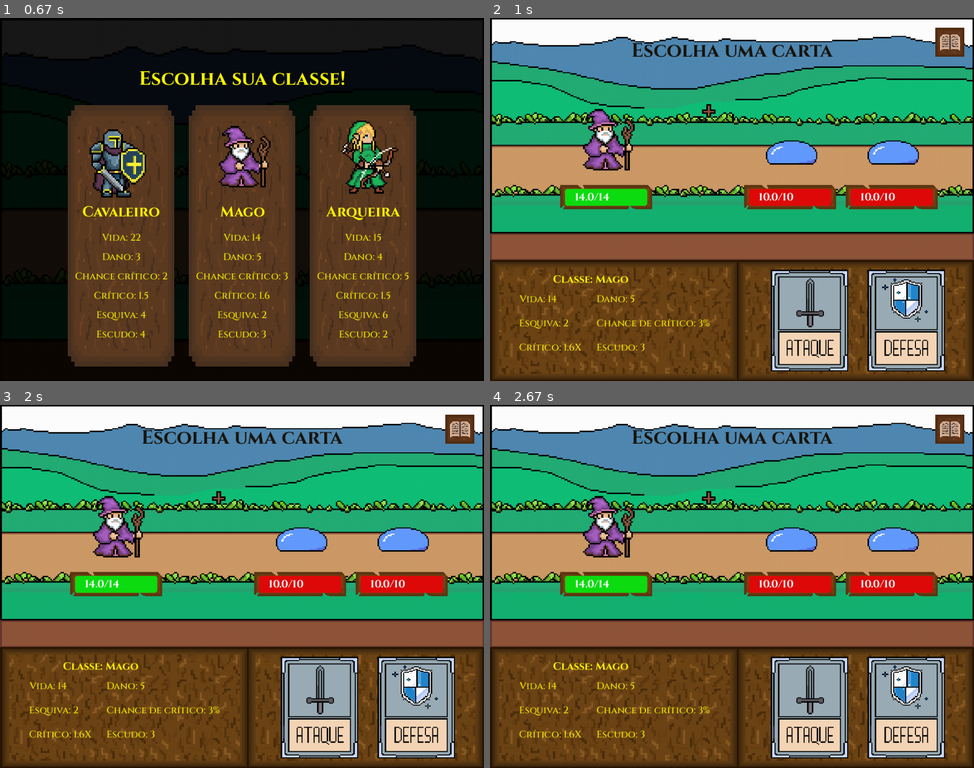
Above: before the commit, frames 1-4 (two rows, left to right).
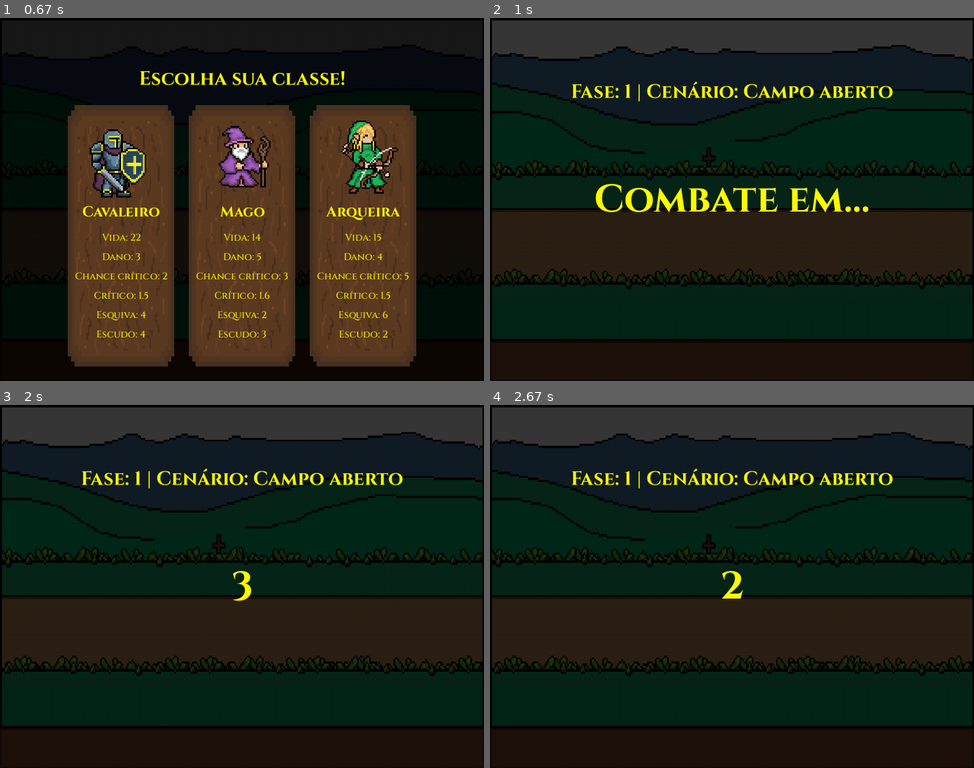
Above: after the commit, the same moments.

Repository: HenrykGabriel/Jogo-de-turno-Pygame
Game: pygame game, started from src/main.py
Same seed, same stepped clock (60 frames per second), same inputs: the game is played once before the commit and once after it.
Inputs (mouse positions are in pixels of both pictures, inside the frame that each line leads up to):
- Up to frame 1 (0.67 s): click (242, 297) at 0.38 s
- Up to frame 2 (1 s): click (732, 221) at 0.72 s
- Up to frame 3 (2 s): no input
- Up to frame 4 (2.67 s): no input

Frame 1 is identical in both runs. In frame 2, 97% of the frame differs, in the area x 0-100%, y 0-100%; in frame 3, 97%; in frame 4, 97%.

Commit message:
fiz a tela de escolher a carta e terminei a tela de vitoria

Diff:
--- a/src/cartas_atributos.py
+++ b/src/cartas_atributos.py
@@ -8,7 +8,7 @@
 
         self.img = pygame.image.load(caminho_asset(caminho))
 
-        self.imagem = pygame.transform.scale(self.imagem, (100, 142))
+        self.imagem = pygame.transform.scale(self.img, (200, 280))
 
         self.atributo = atributo
 
@@ -16,7 +16,7 @@
 
     def aplicar(self, jogador):
 
-        if self.atributo == "vida":
+        if self.atributo == "vida_maxima":
             jogador.vida_maxima += self.quant_aumento
 
         elif self.atributo == "dano":
@@ -31,7 +31,7 @@
         elif self.atributo == "critico":
             jogador.critico += self.quant_aumento
 
-        elif self.atributo == "escudo":
+        elif self.atributo == "escudo_maximo":
             jogador.escudo_maximo += self.quant_aumento
 
 # cartas bronze
@@ -54,7 +54,7 @@
 prata_critico = Carta_atributo("Prata", "cartas_atributos/prata_critico.png", "critico", 0.5)
 prata_esquiva = Carta_atributo("Prata", "cartas_atributos/prata_esquiva.png", "esquiva", 4)
 
-cartas_pratas = [prata_dano, prata_vida, prata_chance, prata_escudo, prata_critico, prata_esquiva]
+cartas_prata = [prata_dano, prata_vida, prata_chance, prata_escudo, prata_critico, prata_esquiva]
 
 # cartas ouro
 
@@ -63,6 +63,6 @@
 ouro_chance = Carta_atributo("Ouro", "cartas_atributos/ouro_chance.png", "chance_critico", 5)
 ouro_escudo = Carta_atributo("Ouro", "cartas_atributos/ouro_escudo.png", "escudo_maximo", 5)
 ouro_critico = Carta_atributo("Ouro", "cartas_atributos/ouro_critico.png", "critico", 1)
-ouro_esquiva = Carta_atributo("Ouro", "cartas_atributos /ouro_esquiva.png", "esquiva", 7)
+ouro_esquiva = Carta_atributo("Ouro", "cartas_atributos/ouro_esquiva.png", "esquiva", 7)
 
 cartas_ouro = [ouro_dano, ouro_vida, ouro_chance, ouro_escudo, ouro_critico, ouro_esquiva]
--- a/src/combate.py
+++ b/src/combate.py
@@ -43,6 +43,12 @@
 
         self.deserto = pygame.transform.scale(self.img_deserto, (self.larg_cenario, self.alt_cenario))
 
+        self.img_vulcao = pygame.image.load(caminho_asset("cenarios/Zona vulcânica.png")).convert_alpha()
+
+        self.zona_vulcanica = pygame.transform.scale(self.img_vulcao,(self.larg_cenario, self.alt_cenario))
+
+        self.deserto = pygame.transform.scale(self.img_deserto, (self.larg_cenario, self.alt_cenario))
+
         self.cenario_rect = self.campo_aberto.get_rect()
 
         #  PAINEIS ------------------------------------------------------
@@ -183,17 +189,27 @@
 
         self.ver_atributos = False
 
+        self.iniciando = True
+        self.tempo_inicio = pygame.time.get_ticks()
+
+        self.finalizando = False
+        self.tempo_final = 0
+        self.resultado_final = None
+
         # ---------------------------------------
 
         # MENSAGENS PARA ORIENTAR O JOGADOR -------------------------
-        self.escolher_carta = self.texto_maior.render("Escolha uma carta", True, (26, 22, 14))
+
+        self.cor_orientacao = (255, 251, 0)
+
+        self.escolher_carta = self.texto_maior.render("Escolha uma carta", True, self.cor_orientacao)
         self.escolher_carta_rect = self.escolher_carta.get_rect(
                     midtop=(
                             self.cenario_rect.centerx,
                             self.cenario_rect.top + 40
                         ))
 
-        self.escolher_oponente = self.texto_maior.render("Escolha um oponente", True, (26, 22, 14))
+        self.escolher_oponente = self.texto_maior.render("Escolha um oponente", True, self.cor_orientacao)
         self.escolher_oponente_rect = self.escolher_oponente.get_rect(
                     midtop=(
                             self.cenario_rect.centerx,
@@ -201,75 +217,95 @@
                         ))
 
 
-    def comecar(self, janela, eventos, cenario_atual):
-
-        self.clicou_atributos(eventos)
-
-        self.draw(janela, cenario_atual)
-
-        if self.turno == "jogador":
-
-            if self.acao is None:
-                self.acao = self.clicou_carta(eventos)
-
-            if self.acao == "atacar":
-
-                self.inimigo_selecionado = self.clicou_inimigo(eventos)
-
-                if self.inimigo_selecionado is not None:
-
-                    self.resultado = self.jogador.atacar(
-                        self.inimigo_selecionado
-                    )
-
-                    self.personagem_acao = self.inimigo_selecionado
+    def comecar(self, janela, eventos, cenario_atual, fase_atual):
+
+        if self.iniciando:
+
+            self.draw_inicio(janela, cenario_atual, fase_atual)
+
+            if pygame.time.get_ticks() - self.tempo_inicio >= 4300:
+
+                self.iniciando = False
+
+        else:
+
+            self.clicou_atributos(eventos)
+
+            self.draw(janela, cenario_atual)
+
+            if self.finalizando:
+                if pygame.time.get_ticks() - self.tempo_final >= 1000:
+                    return self.resultado_final
+
+                return
+
+            if self.turno == "jogador":
+
+                if self.acao is None:
+                    self.acao = self.clicou_carta(eventos)
+
+                if self.acao == "atacar":
+
+                    self.inimigo_selecionado = self.clicou_inimigo(eventos)
+
+                    if self.inimigo_selecionado is not None:
+
+                        self.resultado = self.jogador.atacar(
+                            self.inimigo_selecionado
+                        )
+
+                        self.personagem_acao = self.inimigo_selecionado
+
+                        self.tempo_resultado = pygame.time.get_ticks()
+                        self.tempo_turno = pygame.time.get_ticks()
+
+                        if self.inimigo_selecionado.vida <= 0:
+                            self.inimigos.remove(self.inimigo_selecionado)
+
+                        self.acao = None
+
+                        if len(self.inimigos) > 0:
+                            self.turno = "inimigos"
+
+                        else:
+                            self.finalizando = True
+                            self.resultado_final = "vitoria"
+                            self.tempo_final = pygame.time.get_ticks()
+
+                elif self.acao == "defender":
+
+                    self.jogador.ativar_escudo()
+
+                    self.acao = None
 
                     self.tempo_resultado = pygame.time.get_ticks()
                     self.tempo_turno = pygame.time.get_ticks()
 
-                    if self.inimigo_selecionado.vida <= 0:
-                        self.inimigos.remove(self.inimigo_selecionado)
-
-                    self.acao = None
-
-                    if len(self.inimigos) > 0:
-                        self.turno = "inimigos"
-
-                    else:
-                        return "vitoria"
-
-            elif self.acao == "defender":
-
-                self.jogador.ativar_escudo()
-
-                self.acao = None
-
-                self.tempo_resultado = pygame.time.get_ticks()
-                self.tempo_turno = pygame.time.get_ticks()
-
-                self.turno = "inimigos"
-
-        if self.turno == "inimigos":
-
-            if pygame.time.get_ticks() - self.tempo_turno >= 1700:
-
-                if self.indice_inimigo < len(self.inimigos):
-                    inimigo = self.inimigos[self.indice_inimigo]
-
-                    self.resultado = inimigo.atacar(self.jogador)
-                    self.personagem_acao = self.jogador
-                    self.tempo_resultado = pygame.time.get_ticks()
-
-                    self.tempo_turno = pygame.time.get_ticks()
-                    self.indice_inimigo += 1
-
-                    if self.jogador.vida <= 0:
-                        return "derrota"
-
-                if self.indice_inimigo >= len(self.inimigos):
-
-                    self.indice_inimigo = 0
-                    self.turno = "jogador"
+                    self.turno = "inimigos"
+
+            if self.turno == "inimigos":
+
+                if pygame.time.get_ticks() - self.tempo_turno >= 1700:
+
+                    if self.indice_inimigo < len(self.inimigos):
+                        inimigo = self.inimigos[self.indice_inimigo]
+
+                        self.resultado = inimigo.atacar(self.jogador)
+                        self.personagem_acao = self.jogador
+                        self.tempo_resultado = pygame.time.get_ticks()
+
+                        self.tempo_turno = pygame.time.get_ticks()
+                        self.indice_inimigo += 1
+
+                        if self.jogador.vida <= 0:
+                            self.finalizando = True
+                            self.resultado_final = "derrota"
+                            self.tempo_final = pygame.time.get_ticks()
+
+                    if self.indice_inimigo >= len(self.inimigos):
+
+                        self.indice_inimigo = 0
+                        self.turno = "jogador"
 
     def draw(self, janela, cenario_atual):
 
@@ -277,6 +313,10 @@
             janela.blit(self.campo_aberto, (0, 0))
         elif cenario_atual == "Deserto":
             janela.blit(self.deserto, (0, 0))
+        elif cenario_atual == "Zona vulcânica":
+            janela.blit(self.zona_vulcanica, (0, 0))
+
+        self.atualizar_cor_orientacao(cenario_atual)
 
         janela.blit(self.painel, (0, self.alt_cenario))
 
@@ -484,10 +524,10 @@
             area_vida.height
         )
 
-        quant_vida = self.texto_normal_bold.render(f"{personagem.vida:.1f}/{personagem.vida_maxima}", True, (255, 255, 255))
+        quant_vida = self.texto_normal_bold.render(f"{personagem.vida:.1f}/{personagem.vida_maxima:.1f}", True, (255, 255, 255))
         quant_vida_rect = quant_vida.get_rect(
                 midleft=(
-                        self.barra_vida_rect.left + 30,
+                        self.barra_vida_rect.left + 15,
                         self.barra_vida_rect.centery
                     ))
 
@@ -526,10 +566,10 @@
                 area_escudo.height
             )
 
-            quant_escudo = self.texto_normal_bold.render(f"{self.jogador.escudo:.1f}/{self.jogador.escudo_maximo}", True, (255, 255, 255))
+            quant_escudo = self.texto_normal_bold.render(f"{self.jogador.escudo:.1f}/{self.jogador.escudo_maximo:.1f}", True, (255, 255, 255))
             quant_escudo_rect = quant_escudo.get_rect(
                     midleft=(
-                            self.barra_escudo_rect.left + 20,
+                            self.barra_escudo_rect.left + 15,
                             self.barra_escudo_rect.centery
                         ))
 
@@ -594,3 +634,80 @@
 
         else:
             self.resultado = None
+
+    def draw_inicio(self, janela, cenario_atual, fase_atual):
+        if cenario_atual == "Campo aberto":
+            img = self.campo_aberto.copy()
+            fundo = pygame.transform.scale(img, (larg_tela, alt_tela))
+            janela.blit(fundo, (0, 0))
+
+        elif cenario_atual == "Deserto":
+            img = self.deserto.copy()
+            fundo = pygame.transform.scale(img, (larg_tela, alt_tela))
+            janela.blit(fundo, (0, 0))
+
+        elif cenario_atual == "Zona vulcânica":
+            img = self.zona_vulcanica.copy()
+            fundo = pygame.transform.scale(img, (larg_tela, alt_tela))
+            janela.blit(fundo, (0, 0))
+
+        janela.blit(self.efeito_escuro, (0, 0))
+
+        tempo_passado = pygame.time.get_ticks() - self.tempo_inicio
+
+        titulo = self.texto_maior.render(
+            f"Fase: {fase_atual} | Cenário: {cenario_atual}",
+            True,
+            (255, 251, 0)
+        )
+        janela.blit(titulo, ((larg_tela-titulo.get_width())//2, alt_tela // 2 - 250))
+
+        if tempo_passado < 1000:
+            texto = "Combate em..."
+
+        elif tempo_passado < 1900:
+            texto = "3"
+
+        elif tempo_passado < 2700:
+            texto = "2"
+
+        elif tempo_passado < 3600:
+            texto = "1"
+
+        else:
+            texto = "COMEÇAR!"
+
+        imagem = self.titulo.render(
+            texto,
+            True,
+            (255, 251, 0)
+        )
+
+        rect = imagem.get_rect(
+            center=(larg_tela // 2, alt_tela // 2)
+        )
+
+        janela.blit(imagem, rect)
+
+    def atualizar_cor_orientacao(self, cenario_atual):
+
+        if cenario_atual == "Campo aberto":
+            self.cor_orientacao = (255, 251, 0)
+
+        elif cenario_atual == "Deserto":
+            self.cor_orientacao = (46, 39, 26)
+
+        elif cenario_atual == "Zona vulcânica":
+            self.cor_orientacao = (191, 8, 8)
+
+        self.escolher_carta = self.texto_maior.render(
+            "Escolha uma carta",
+            True,
+            self.cor_orientacao
+        )
+
+        self.escolher_oponente = self.texto_maior.render(
+            "Escolha um oponente",
+            True,
+            self.cor_orientacao
+        )
--- a/src/dados_fase.py
+++ b/src/dados_fase.py
@@ -14,5 +14,12 @@
         [Slime_verde, Slime_verde],
 
         [King_slime],
+    ],
+    "Zona vulcânica": [
+        [Slime_azul, Slime_azul],
+
+        [Slime_verde, Slime_verde],
+
+        [King_slime],
     ]
 }
--- /dev/null
+++ b/src/escolher_carta.py
@@ -0,0 +1,181 @@
+import pygame
+import random
+
+from config import alt_tela, larg_tela, caminho_asset
+
+from cartas_atributos import cartas_bronze, cartas_prata, cartas_ouro
+
+
+class TelaEscolherCarta:
+
+    def __init__(self, fontes):
+
+        self.titulo = fontes.titulo
+        self.texto_medio = fontes.texto_medio
+        self.texto_normal = fontes.texto_normal
+        self.texto_pequeno = fontes.texto_pequeno
+
+        # CENÁRIOS
+        self.larg_cenario = larg_tela
+        self.alt_cenario = alt_tela
+
+        self.img_campo_aberto = pygame.image.load(
+            caminho_asset("cenarios/Campo aberto.png")
+        ).convert_alpha()
+
+        self.campo_aberto = pygame.transform.scale(
+            self.img_campo_aberto,
+            (self.larg_cenario, self.alt_cenario)
+        )
+
+        self.img_deserto = pygame.image.load(
+            caminho_asset("cenarios/Deserto.png")
+        ).convert_alpha()
+
+        self.deserto = pygame.transform.scale(
+            self.img_deserto,
+            (self.larg_cenario, self.alt_cenario)
+        )
+
+        self.img_vulcao = pygame.image.load(
+            caminho_asset("cenarios/Zona vulcânica.png")
+        ).convert_alpha()
+
+        self.zona_vulcanica = pygame.transform.scale(
+            self.img_vulcao,
+            (self.larg_cenario, self.alt_cenario)
+        )
+
+        self.fundo = None
+
+        # EFEITO ESCURO
+        self.efeito_escuro = pygame.Surface(
+            (larg_tela, alt_tela)
+        )
+        self.efeito_escuro.fill((0, 0, 0))
+        self.efeito_escuro.set_alpha(230)
+
+        self.cartas = []
+
+        self.sorteou = False
+
+        self.distancia_cartas = 250
+
+        self.titulo = self.titulo.render("Escolha sua carta!", True, (255, 251, 0))
+        self.titulo_rect = self.titulo.get_rect(
+            center=(
+                self.campo_aberto.get_rect().centerx,
+                self.campo_aberto.get_rect().centery - 300)
+                )
+
+    def sortear_cartas(self):
+
+        self.cartas = []
+
+        bronze = cartas_bronze.copy()
+        prata = cartas_prata.copy()
+        ouro = cartas_ouro.copy()
+
+        listas = [
+            bronze,
+            prata,
+            ouro
+        ]
+
+        pesos = [
+            50,
+            35,
+            15
+        ]
+
+        for i in range(3):
+
+            lista_escolhida = random.choices(
+                listas,
+                weights=pesos,
+                k=1
+            )[0]
+
+            carta = random.choice(lista_escolhida)
+
+            lista_escolhida.remove(carta)
+
+            self.cartas.append(carta)
+
+        # POSIÇÃO DAS CARTAS
+
+        self.cartas[1].rect = self.cartas[1].imagem.get_rect(
+            center=(
+                larg_tela // 2,
+                alt_tela // 2
+            )
+        )
+
+        self.cartas[0].rect = self.cartas[0].imagem.get_rect(
+            center=(
+                larg_tela // 2 - self.distancia_cartas,
+                alt_tela // 2
+            )
+        )
+
+        self.cartas[2].rect = self.cartas[2].imagem.get_rect(
+            center=(
+                larg_tela // 2 + self.distancia_cartas,
+                alt_tela // 2
+            )
+        )
+
+    def rodar(self, janela, eventos, cenario, jogador):
+
+        # Escolhe o cenário
+        if cenario == "Campo aberto":
+            self.fundo = self.campo_aberto
+
+        elif cenario == "Deserto":
+            self.fundo = self.deserto
+
+        elif cenario == "Zona vulcânica":
+            self.fundo = self.zona_vulcanica
+
+        # Sorteia apenas uma vez
+        if not self.sorteou:
+            self.sortear_cartas()
+            self.sorteou = True
+
+        resultado = self.update(eventos, jogador)
+
+        self.draw(janela)
+
+        return resultado
+
+    def update(self, eventos, jogador):
+
+        for evento in eventos:
+
+            if evento.type == pygame.MOUSEBUTTONDOWN:
+
+                if evento.button == 1:
+
+                    for carta in self.cartas:
+
+                        if carta.rect.collidepoint(evento.pos):
+
+                            carta.aplicar(jogador)
+
+                            self.sorteou = False
+
+                            return "escolheu carta"
+
+        return None
+
+    def draw(self, janela):
+
+        janela.blit(self.fundo, (0, 0))
+
+        janela.blit(self.efeito_escuro, (0, 0))
+
+        janela.blit(self.titulo, self.titulo_rect)
+
+        for carta in self.cartas:
+
+            janela.blit(carta.imagem, carta.rect)
--- a/src/gerenciador.py
+++ b/src/gerenciador.py
@@ -8,6 +8,7 @@
 from fontes import Fontes
 from tela_resultado import TelaResultado
 from escolher_classe import EscolherClasse
+from escolher_carta import TelaEscolherCarta
 from sons import Sons
 
 class Gerenciador:
@@ -40,7 +41,7 @@
         self.tela_resultado = TelaResultado(Fontes())
 
         self.tela_escolher_classe = EscolherClasse(Fontes())
-
+        self.tela_escolher_carta = TelaEscolherCarta(Fontes())
 
     def rodar(self, janela, eventos):
 
@@ -66,6 +67,9 @@
 
                 self.inimigos = self.criar_inimigos()
 
+                self.jogador.vida = self.jogador.vida_maxima
+                self.jogador.escudo = 0
+
                 self.combate = Combate(
                     self.jogador,
                     self.inimigos
@@ -75,7 +79,7 @@
 
                 self.jogando = True
 
-            self.resultado_combate = self.combate.comecar(janela, eventos, self.cenario_atual)
+            self.resultado_combate = self.combate.comecar(janela, eventos, self.cenario_atual, self.fase_atual)
 
             if self.resultado_combate == "vitoria":
 
@@ -86,6 +90,12 @@
                     if self.cenario_atual == "Campo aberto":
 
                         self.cenario_atual = "Deserto"
+                        self.fase_atual = 1
+                        self.jogando = False
+
+                    elif self.cenario_atual == "Deserto":
+
+                        self.cenario_atual = "Zona vulcânica"
                         self.fase_atual = 1
                         self.jogando = False
 
@@ -118,6 +128,17 @@
                 self.cenario_atual = "Campo aberto"
                 self.jogando = False
 
+            elif self.acao == "escolher carta":
+                self.estado = "tela_escolher_carta"
+
+        elif self.estado == "tela_escolher_carta":
+
+            self.acao = self.tela_escolher_carta.rodar(janela, eventos, self.cenario_atual, self.jogador)
+
+            if self.acao == "escolheu carta":
+                self.estado = "jogando"
+                self.jogador.atacando = False
+
 
     def criar_inimigos(self):
 
--- a/src/inimigos.py
+++ b/src/inimigos.py
@@ -98,11 +98,11 @@
 
             if dano_critico == True:
 
-                return f"DANO CRITÍCO: {dano_jogador}"
+                return f"DANO CRITÍCO: {dano_jogador:.1f}"
 
             else:
 
-                return dano_jogador
+                return f"{dano_jogador:.1f}"
 
     def draw(self, janela):
 
--- a/src/jogador.py
+++ b/src/jogador.py
@@ -120,11 +120,11 @@
 
                     if dano_critico == True:
 
-                        resultado = f"CRITÍCO: {dano_inimigo}"
+                        resultado = f"CRITÍCO: {dano_inimigo:.1f}"
 
                     else:
 
-                        resultado = dano_inimigo
+                        resultado = f"{dano_inimigo:.1f}"
 
             else:
 
@@ -132,11 +132,11 @@
 
                 if dano_critico == True:
 
-                    resultado = f"CRITÍCO: {dano_inimigo}"
+                    resultado = f"CRITÍCO: {dano_inimigo:.1f}"
 
                 else:
 
-                    resultado = dano_inimigo
+                    resultado = f"{dano_inimigo:.1f}"
 
         if self.vida <= 0:
 
--- a/src/tela_resultado.py
+++ b/src/tela_resultado.py
@@ -15,13 +15,19 @@
         self.larg_botao = 310
         self.alt_botao = 100
                                     # largura          altura
-        self.botao_reiniciar = Botao((larg_tela-310)//2, (alt_tela+100)//2,
+        self.botao_reiniciar = Botao((larg_tela-310)//2, (alt_tela+self.alt_botao)//2,
                            self.larg_botao, self.alt_botao, "Reiniciar", (255, 255, 255),
                            self.texto_medio, (224, 221, 8), (214, 211, 0))
 
         self.botao_sair = Botao((larg_tela-self.larg_botao)//2, (alt_tela+self.alt_botao+250)//2,
                                    self.larg_botao, self.alt_botao, "Sair", (255, 255, 255),
                                    self.texto_medio, (230, 3, 3), (194, 2, 2))
+
+        # BOTAO VITORIA
+
+        self.botao_escolher_carta = Botao((larg_tela-self.larg_botao)//2, (alt_tela+self.alt_botao+90)//2,
+                                    self.larg_botao, self.alt_botao, "Escolher carta", (255, 255, 255),
+                                    self.texto_medio, (224, 221, 8), (214, 211, 0))
 
         img = pygame.image.load(caminho_asset("cenarios/Campo aberto.png")).convert_alpha()
         self.fundo = pygame.transform.scale(img, (larg_tela, alt_tela))
@@ -46,7 +52,7 @@
 
         self.resultado = None
 
-        # TITULO E TEXTOS - DERROTA
+        # TITULO - DERROTA
 
         self.titulo_derrota = self.titulo.render("DERROTA!", True, (255, 251, 0))
         self.titulo_derrota_rect = self.titulo_derrota.get_rect(
@@ -58,6 +64,19 @@
         self.texto_derrota = ""
         self.texto_derrota_x = self.container_rect.centerx - (self.larg_container - 130)//2
         self.texto_derrota_y = self.container_rect.centery - 120
+
+        # TITULO - VITORIA
+
+        self.titulo_vitoria = self.titulo.render("VITORIA!", True, (255, 251, 0))
+        self.titulo_vitoria_rect = self.titulo_vitoria.get_rect(
+            center=(
+                self.container_rect.centerx,
+                self.container_rect.centery - 200)
+                )
+
+        self.texto = ""
+        self.texto_x = self.container_rect.centerx - (self.larg_container - 130)//2
+        self.texto_y = self.container_rect.centery - 100
 
         self.cenario = None
 
@@ -75,7 +94,15 @@
 
         self.resultado = resultado
 
-        self.texto_derrota = f"Você foi derrotado na fase {self.fase} do cenario {self.cenario}."
+        if self.resultado == "vitoria":
+
+            self.checar_fase()
+
+            self.texto = f"Você venceu a fase {self.fase} do cenario {self.cenario}."
+
+        else:
+
+            self.texto = f"Você foi derrotado na fase {self.fase} do cenario {self.cenario}."
 
         self.draw(janela)
 
@@ -86,12 +113,26 @@
 
     def update(self, eventos):
 
-        if self.botao_reiniciar.clicado(eventos) == True:
-            return "reiniciar"
+        if self.resultado == "derrota":
+            if self.botao_sair.clicado(eventos) == True:
+                return "sair"
+            elif self.botao_reiniciar.clicado(eventos) == True:
+                return "reiniciar"
+        elif self.resultado == "vitoria":
+            if self.botao_escolher_carta.clicado(eventos) == True:
+                return "escolher carta"
 
-        elif self.botao_sair.clicado(eventos) == True:
-            return "sair"
+    def checar_fase(self):
 
+            if self.fase == 1 and self.cenario == "Deserto":
+                self.fase = 3
+                self.cenario = "Campo aberto"
+            elif self.fase == 1 and self.cenario == "Zona vulcânica":
+                self.fase = 3
+                self.cenario = "Deserto"
+            else:
+                self.fase -= 1
+                self.cenario = self.cenario
 
     def draw(self, janela):
 
@@ -102,11 +143,14 @@
 
         if self.resultado == "derrota":
             janela.blit(self.titulo_derrota, self.titulo_derrota_rect)
-            desenhar_texto(janela, [self.texto_derrota], self.texto_derrota_x,
-                           self.texto_derrota_y, self.larg_container - 130, self.texto_medio, (255, 251, 0))
+            desenhar_texto(janela, [self.texto], self.texto_x,
+                           self.texto_y, self.larg_container - 130, self.texto_medio, (255, 251, 0))
             self.botao_reiniciar.draw(janela)
             self.botao_sair.draw(janela)
 
         elif self.resultado == "vitoria":
 
-            pass
+            janela.blit(self.titulo_vitoria, self.titulo_vitoria_rect)
+            desenhar_texto(janela, [self.texto], self.texto_x,
+                           self.texto_y, self.larg_container - 130, self.texto_medio, (255, 251, 0))
+            self.botao_escolher_carta.draw(janela)
Binary file added: assets/cenarios/Zona vulcânica.png
